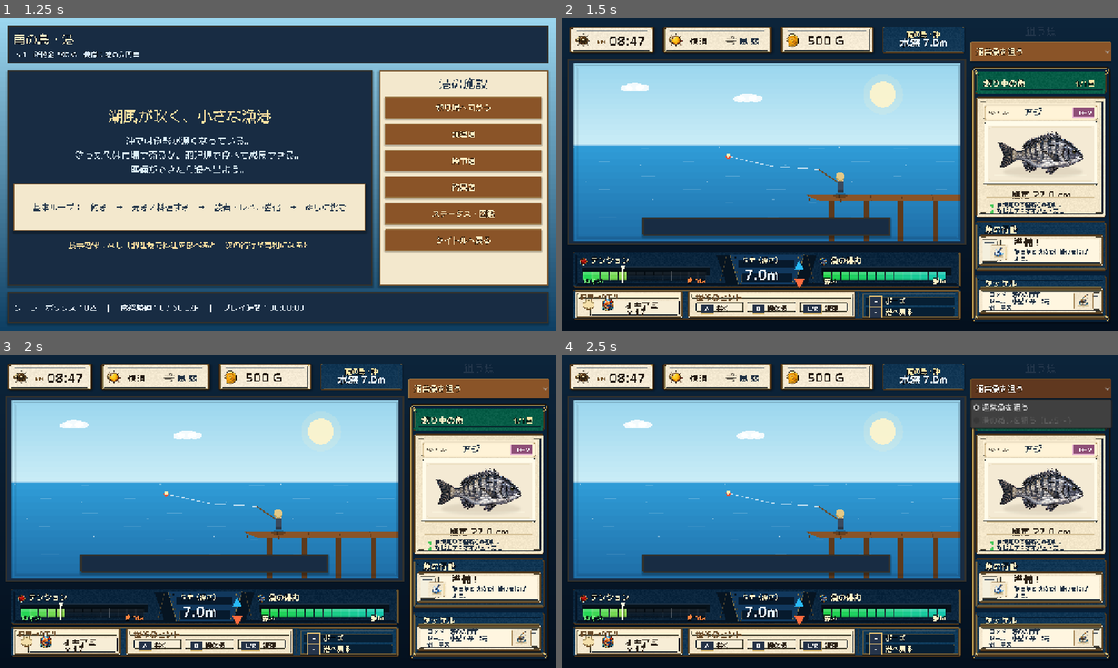
Above: before the commit, frames 1-4 (two rows, left to right).
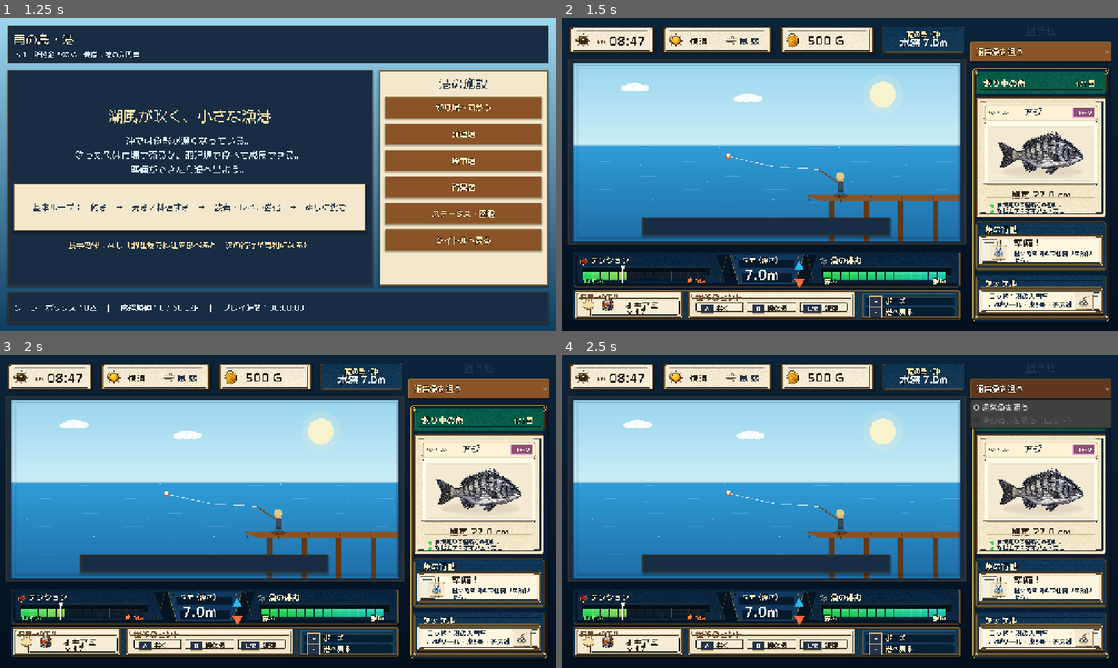
Above: after the commit, the same moments.

Repository: RYUKOU-OKUMURA/tsuri_quest_umi_mvp
Game: Godot game, scene res://scenes/main.tscn
Same seed, same stepped clock (60 frames per second), same inputs: the game is played once before the commit and once after it.
Inputs:
- Up to frame 1 (1.25 s): click "ゲームを始める" at 0.5 s
- Up to frame 2 (1.5 s): click "釣り場へ向かう" at 1.25 s
- Up to frame 3 (2 s): no input
- Up to frame 4 (2.5 s): click "通常魚を狙う" at 2 s

Frame 1 is identical in both runs. In frame 2, 0.6% of the frame differs, in the area x 76-96%, y 70-94%; in frame 3, 0.6%; in frame 4, 0.6%.

Commit message:
Improve sidebar lower-card readability

Diff:
--- a/src/ui/components/fight_sidebar.gd
+++ b/src/ui/components/fight_sidebar.gd
@@ -151,12 +151,12 @@
 	if simulator != null:
 		action = simulator.action_name
 		message = simulator.action_message
-	var icon_size := 40.0 if _sidebar_frame != null else 58.0
-	var text_x := 70.0 if _sidebar_frame != null else 78.0
+	var icon_size := 38.0 if _sidebar_frame != null else 58.0
+	var text_x := 68.0 if _sidebar_frame != null else 78.0
 	_draw_action_icon(body.position + Vector2(34.0, body.size.y * 0.55), icon_size)
-	_draw_text(font, "%s！" % action, body.position + Vector2(text_x, 24.0), 21 if _sidebar_frame != null else 20, Color("#2b2117"), 0)
-	if _sidebar_frame != null:
-		_draw_action_message(font, message, body.position + Vector2(text_x, 31.0), body.size.x - text_x - 12.0)
+	_draw_text(font, "%s！" % action, body.position + Vector2(text_x, 25.0), 22 if _sidebar_frame != null else 20, Color("#2b2117"), 0)
+	if _sidebar_frame != null:
+		_draw_action_message(font, message, body.position + Vector2(text_x, 33.0), body.size.x - text_x - 10.0)
 	else:
 		_draw_wrapped(font, message, body.position + Vector2(72.0, 36.0), body.size.x - 82.0, 11, Palette.TEXT_DARK, 2)
 
@@ -169,18 +169,17 @@
 		body = Rect2(rect.position + Vector2(14.0, rect.size.y * 0.305), rect.size - Vector2(28.0, rect.size.y * 0.37))
 	_draw_panel(body, Palette.PARCHMENT, Palette.WOOD_DARK, Palette.GOLD)
 	var rod_name := _short_rod_name(String(trip_stats.get("rod_name", "港の入門竿")))
-	var text_width := body.size.x - (76.0 if _tackle_card_icon != null or _icons != null else 12.0)
+	var text_width := body.size.x - (72.0 if _tackle_card_icon != null or _icons != null else 12.0)
 	var lines: Array[String] = [
 		"ロッド：%s" % rod_name,
-		"リール：小型 / 糸：3号",
-		"針：チヌ",
+		"小型リール・糸3号・チヌ針",
 	]
-	var tackle_font_size := 13 if _sidebar_frame != null else 12
-	var tackle_line_gap := 15.5 if _sidebar_frame != null else 16.0
+	var tackle_font_size := 15 if _sidebar_frame != null else 12
+	var tackle_line_gap := 20.0 if _sidebar_frame != null else 16.0
 	for i in range(lines.size()):
-		_draw_wrapped(font, lines[i], body.position + Vector2(12.0, 6.0 + float(i) * tackle_line_gap), text_width, tackle_font_size, Palette.TEXT_DARK, 1, tackle_font_size + 2.5)
+		_draw_wrapped(font, lines[i], body.position + Vector2(12.0, 9.0 + float(i) * tackle_line_gap), text_width, tackle_font_size, Palette.TEXT_DARK, 1, tackle_font_size + 3.0)
 	if _tackle_card_icon != null or _icons != null:
-		_draw_tackle_icon(Rect2(body.end - Vector2(56.0, 56.0), Vector2(46.0, 46.0)))
+		_draw_tackle_icon(Rect2(body.end - Vector2(54.0, 54.0), Vector2(44.0, 44.0)))
 	else:
 		_draw_simple_rod(body.position + Vector2(body.size.x - 62.0, body.size.y - 24.0))
 
@@ -259,13 +258,15 @@
 
 func _draw_action_message(font: Font, text: String, pos: Vector2, max_width: float) -> void:
 	var first_stop := text.find("！")
+	var font_size := 14 if _sidebar_frame != null else 13
+	var gap := 17.2 if _sidebar_frame != null else 16.0
 	if first_stop > 0 and first_stop < text.length() - 1:
 		var first := text.left(first_stop + 1)
 		var second := text.substr(first_stop + 1)
-		_draw_wrapped(font, first, pos, max_width, 13, Palette.TEXT_DARK, 1, 16.0)
-		_draw_wrapped(font, second, pos + Vector2(0.0, 17.0), max_width, 13, Palette.TEXT_DARK, 1, 16.0)
-		return
-	_draw_wrapped(font, text, pos, max_width, 13, Palette.TEXT_DARK, 2, 16.0)
+		_draw_wrapped(font, first, pos, max_width, font_size, Palette.TEXT_DARK, 1, gap)
+		_draw_wrapped(font, second, pos + Vector2(0.0, gap), max_width, font_size, Palette.TEXT_DARK, 1, gap)
+		return
+	_draw_wrapped(font, text, pos, max_width, font_size, Palette.TEXT_DARK, 2, gap)
 
 
 func _draw_bullet(font: Font, text: String, pos: Vector2, max_width: float) -> void:
Not shown, changed: design-qa.md
Not shown, changed: docs/11_underwater_fight_showcase.md
